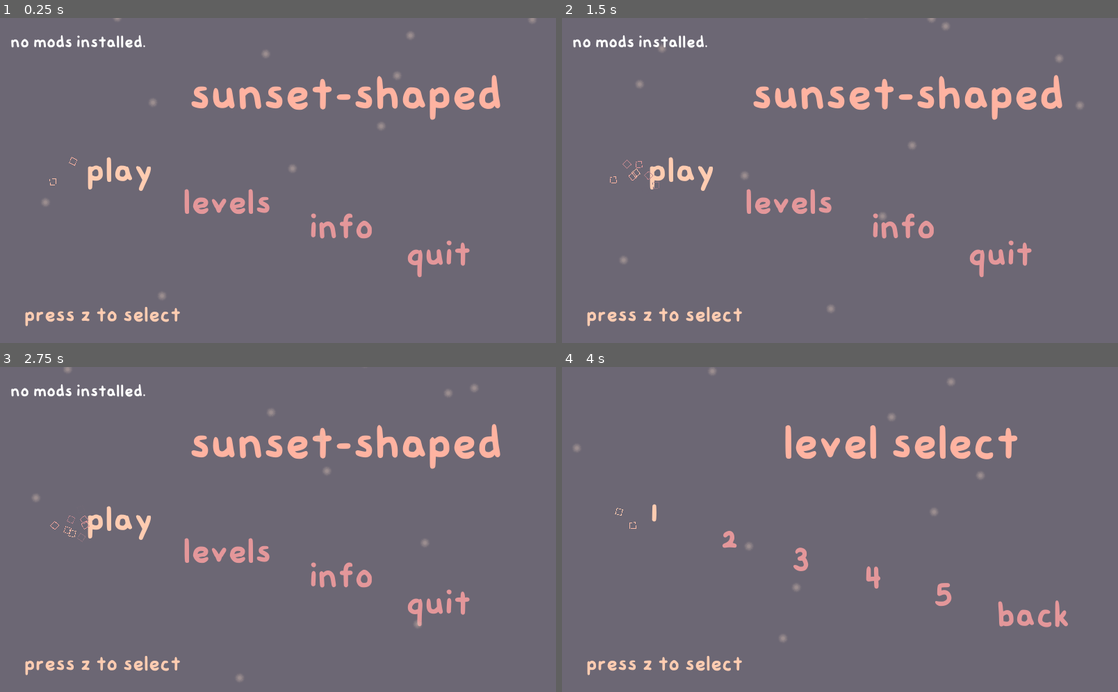
Above: before the commit, frames 1-4 (two rows, left to right).
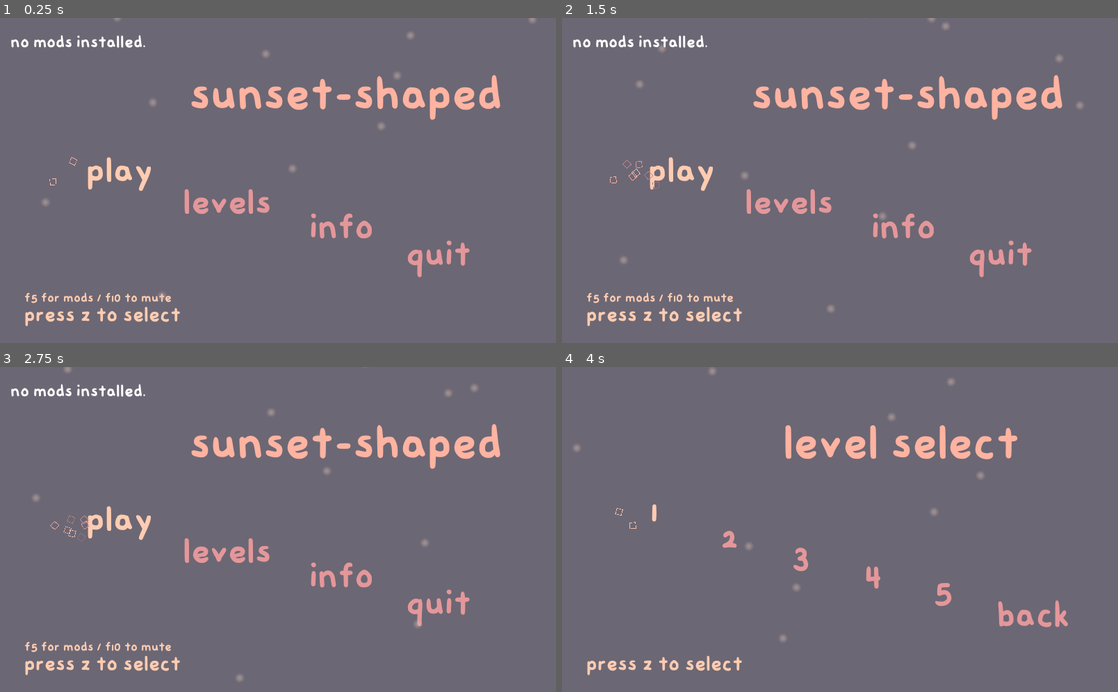
Above: after the commit, the same moments.

Repository: sunset-shaped/sunset-shaped
Game: Godot game, scene res://base.tscn
The game is run twice, just before and just after one commit, with the same random seed, the same clock (stepped at 60 frames per second) and the same inputs.
Inputs:
- Up to frame 1 (0.25 s): no input
- Up to frame 2 (1.5 s): click "play" at 0.5 s; click "play" at 1.25 s
- Up to frame 3 (2.75 s): click "levels" at 2 s
- Up to frame 4 (4 s): click "info" at 2.75 s; tap Z (jump) at 3.5, 3.77 s; hold Right (right) from 3.53 s (still down)

The runs differ from the first frame. In frame 1, 0.3% of the frame differs, in the area x 4-31%, y 84-88%; in frame 2, 0.3%; in frame 3, 0.3%; in frame 4, nothing differs.

Commit message:
update menu to tell player to use f5 and f10

Diff:
--- a/menu.tscn
+++ b/menu.tscn
@@ -8,6 +8,10 @@
 
 [sub_resource type="DynamicFont" id=1]
 size = 90
+font_data = ExtResource( 1 )
+
+[sub_resource type="DynamicFont" id=3]
+size = 25
 font_data = ExtResource( 1 )
 
 [sub_resource type="DynamicFont" id=2]
@@ -107,6 +111,16 @@
 margin_bottom = 738.587
 bbcode_text = "[center]press z to select"
 text = "press z to select"
+
+[node name="f5f10" parent="menu" instance=ExtResource( 3 )]
+modulate = Color( 1, 0.803922, 0.698039, 1 )
+margin_left = 44.9879
+margin_top = 506.689
+margin_right = 663.988
+margin_bottom = 712.689
+custom_fonts/normal_font = SubResource( 3 )
+bbcode_text = "f5 for mods / f10 to mute"
+text = "f5 for mods / f10 to mute"
 
 [node name="mods" parent="menu" instance=ExtResource( 3 )]
 margin_left = 19.1123
Not shown: 1 places in menu.tscn that only renumber resources
